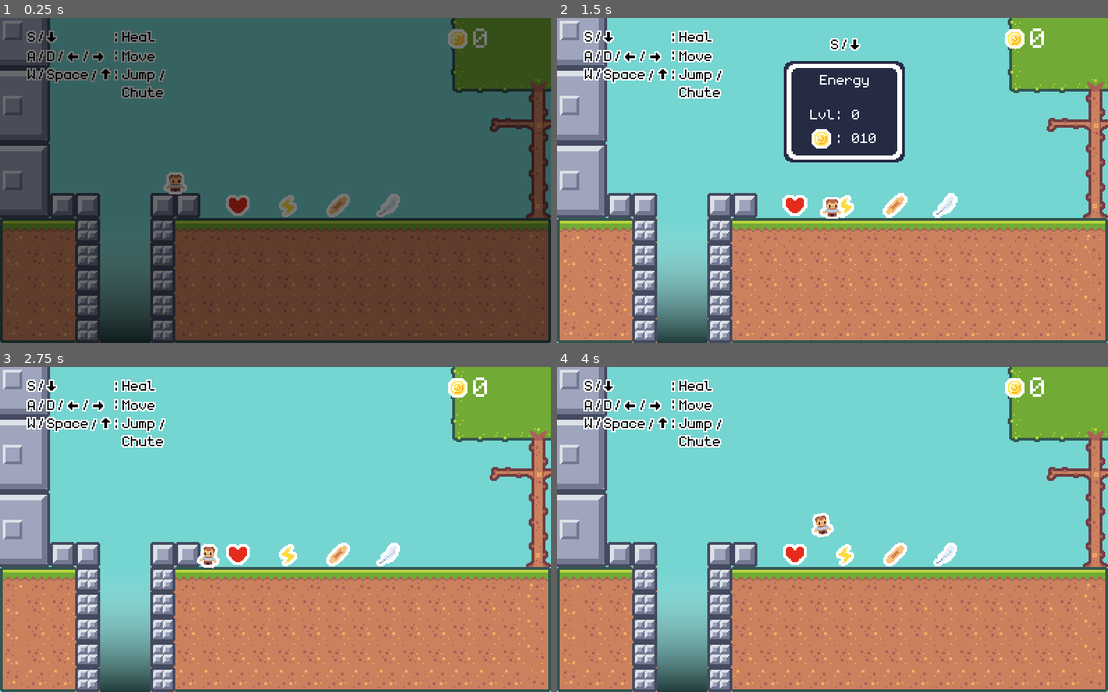
Above: before the commit, frames 1-4 (two rows, left to right).
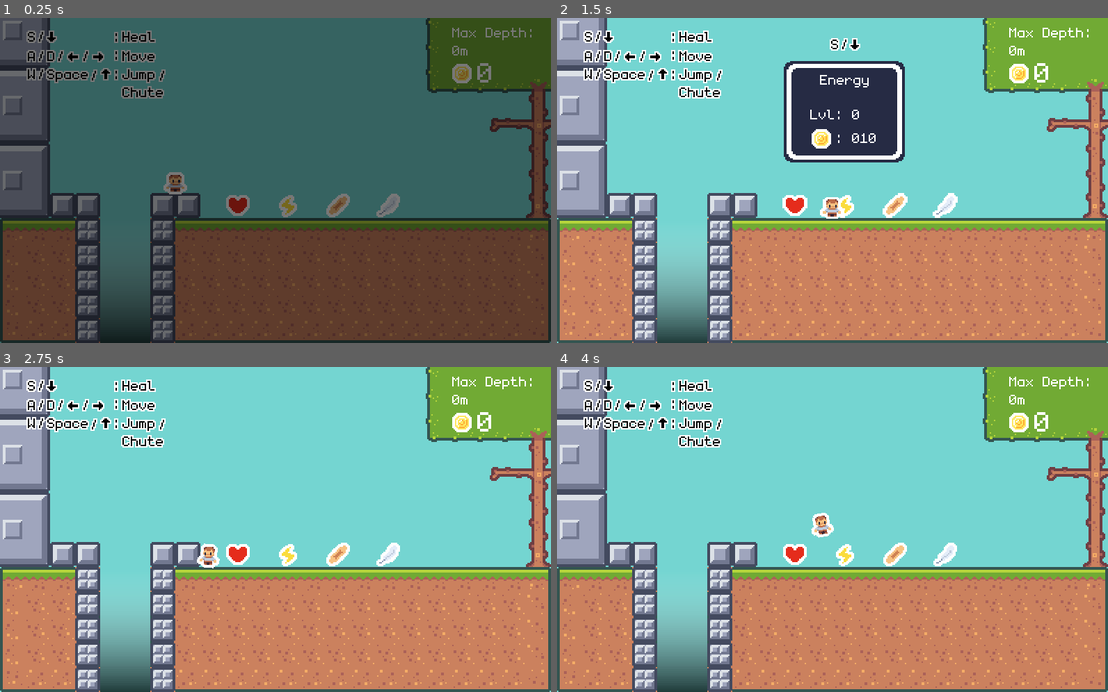
Above: after the commit, the same moments.

Repository: SquidGodDev/drop-a-heal
Game: Godot game, scene res://scenes/surface/surface.tscn
Two runs of this game, one before a commit and one after it. Both use one fixed random seed, a clock stepped at 60 frames per second and the inputs below.
Inputs (mouse positions are in pixels of both pictures, inside the frame that each line leads up to):
- Up to frame 1 (0.25 s): no input
- Up to frame 2 (1.5 s): move the mouse to (953, 164) at 0.52 s; hold D (right) 0.53-1.25 s; click (953, 164) at 0.67 s; tap W (jump) at 0.77 s; drag from (722, 196) to (893, 206) at 1.27 s
- Up to frame 3 (2.75 s): move the mouse to (330, 458) at 2.02 s; hold Left (left) from 2.03 s (still down)
- Up to frame 4 (4 s): release Left (left) at 2.75 s; drag from (804, 594) to (942, 555) at 2.77 s; move the mouse to (997, 578) at 3.52 s; hold D (right) from 3.53 s (still down); tap W (jump) at 3.77 s

The runs differ from the first frame. In frame 1, 1.7% of the frame differs, in the area x 77-97%, y 0-24%; in frame 2, 1.7%; in frame 3, 1.7%; in frame 4, 1.7%.

Commit message:
Added max depth display

Diff:
--- a/scenes/surface/surface.tscn
+++ b/scenes/surface/surface.tscn
@@ -12,6 +12,7 @@
 [ext_resource type="PackedScene" uid="uid://ba4io8xmx26fw" path="res://scenes/surface/shop_item.tscn" id="7_ycs45"]
 [ext_resource type="FontFile" uid="uid://dca4yd52w4b55" path="res://assets/monogram.ttf" id="8_fkmhx"]
 [ext_resource type="Texture2D" uid="uid://dph87cib7bmm4" path="res://assets/images/ui/instructions.png" id="8_ryace"]
+[ext_resource type="Script" path="res://scripts/maxDepth.gd" id="12_16rta"]
 
 [sub_resource type="Gradient" id="Gradient_mlku8"]
 colors = PackedColorArray(0, 0, 0, 0.717647, 1, 1, 1, 0)
@@ -605,7 +606,7 @@
 tile_set = SubResource("TileSet_k0qrq")
 cell_quadrant_size = 18
 format = 2
-layer_0/tile_data = PackedInt32Array(524288, 65536, 1, 52428 …(2019 unchanged characters)… 14112, 4, 131094, 1245184, 2, 131090, 1114112, 2, 65554, 1114112, 1, 18, 1114112, 1, -65518, 1114112, 1, -131054, 1114112, 0, -131053, 1179648, 0, -131052, 1179648, 0, -131051, 1179648, 0, -131050, 1245184, 0, -65514, 1245184, 1, 22, 1245184, 1, 65558, 1245184, 1, 131091, 1179648, 2, 131092, 1179648, 2, -65517, 1179648, 1, 19, 1179648, 1, 20, 1179648, 1, 21, 1179648, 1, -65515, 1179648, 1, -65516, 1179648, 1, 65556, 1179648, 1, 65555, 1179648, 1, 65557, 1179648, 1)
+layer_0/tile_data = PackedInt32Array(524288, 65536, 1, 52428 …(2019 unchanged characters)… 14112, 4, 131094, 1245184, 2, 131090, 1179648, 2, 65554, 1179648, 1, 18, 1179648, 1, -65518, 1179648, 1, -131054, 1179648, 0, -131053, 1179648, 0, -131052, 1179648, 0, -131051, 1179648, 0, -131050, 1245184, 0, -65514, 1245184, 1, 22, 1245184, 1, 65558, 1245184, 1, 131091, 1179648, 2, 131092, 1179648, 2, -65517, 1179648, 1, 19, 1179648, 1, 20, 1179648, 1, 21, 1179648, 1, -65515, 1179648, 1, -65516, 1179648, 1, 65556, 1179648, 1, 65555, 1179648, 1, 65557, 1179648, 1, -131055, 1114112, 0, 131089, 1114112, 2, -65519, 1114112, 1, 17, 1114112, 1, 65553, 1114112, 1)
 
 [node name="TileMap2" type="TileMap" parent="."]
 tile_set = ExtResource("2_111ow")
@@ -652,28 +653,49 @@
 [node name="CoinCounter" type="Control" parent="CanvasLayer"]
 layout_mode = 3
 anchors_preset = 0
-offset_left = 342.0
-offset_right = 382.0
-offset_bottom = 40.0
+offset_left = 360.0
+offset_top = 36.0
+offset_right = 400.0
+offset_bottom = 76.0
 script = ExtResource("7_rff5k")
 
 [node name="Coin" type="TextureRect" parent="CanvasLayer/CoinCounter"]
 layout_mode = 0
-offset_left = -21.0
-offset_top = 7.0
-offset_right = -5.0
-offset_bottom = 23.0
+offset_left = -36.0
+offset_top = -4.0
+offset_right = -20.0
+offset_bottom = 12.0
 texture = ExtResource("7_wgk00")
 
 [node name="Label" type="Label" parent="CanvasLayer/CoinCounter"]
 layout_mode = 0
-offset_left = -2.0
-offset_right = 52.0
-offset_bottom = 29.0
+offset_left = -17.0
+offset_top = -11.0
+offset_right = 37.0
+offset_bottom = 18.0
 theme_override_fonts/font = ExtResource("8_fkmhx")
 theme_override_font_sizes/font_size = 32
 text = "0"
 
+[node name="MaxDepth" type="Control" parent="CanvasLayer"]
+layout_mode = 3
+anchors_preset = 0
+offset_right = 40.0
+offset_bottom = 40.0
+script = ExtResource("12_16rta")
+
+[node name="Label" type="Label" parent="CanvasLayer/MaxDepth"]
+layout_mode = 0
+offset_left = 325.0
+offset_top = 3.0
+offset_right = 409.0
+offset_bottom = 29.0
+theme_override_constants/line_spacing = 0
+theme_override_fonts/font = ExtResource("8_fkmhx")
+theme_override_font_sizes/font_size = 16
+text = "Max Depth:
+24m"
+
 [node name="SceneTransitionRect" parent="CanvasLayer" instance=ExtResource("6_51m54")]
 metadata/_edit_lock_ = true
 
--- a/scenes/terrainSpawner.gd
+++ b/scenes/terrainSpawner.gd
@@ -35,7 +35,7 @@
 
 @onready var player = $"../Player"
 
-const BLOCK_REMOVE_DIST := 1000.0
+const BLOCK_REMOVE_DIST := 1200.0
 const BLOCK_SPAWN_DIST := 200.0
 var nextSpawnY: float
 
--- a/scripts/gameData.gd
+++ b/scripts/gameData.gd
@@ -26,5 +26,7 @@
 var healLevel := 0
 var fallDamageLevel := 0
 
+var maxDepth := 0
+
 func _ready():
 	randomize()
--- /dev/null
+++ b/scripts/maxDepth.gd
@@ -0,0 +1,6 @@
+extends Control
+
+# Called when the node enters the scene tree for the first time.
+func _ready():
+	var gameData = get_node("/root/GameData")
+	$Label.text = "Max Depth:\n" + str(gameData.maxDepth) + "m"
--- a/scripts/resultsDialog.gd
+++ b/scripts/resultsDialog.gd
@@ -25,6 +25,8 @@
 	var npcCount = npcCounter.getNPCCount()
 	var npcCoins = coinsPerHeal * npcCount
 	var depth = floor(depthDisplay.getDepth())
+	if depth > gameData.maxDepth:
+		gameData.maxDepth = depth
 	$NPCCount.text = "x" + str(npcCount)
 	$DepthBonus.text = "Depth: %dm" % depth
 	var depthCoins = ceil(DEPTH_BONUS * depth)
Not shown: 1 places in scenes/surface/surface.tscn that only renumber resources
